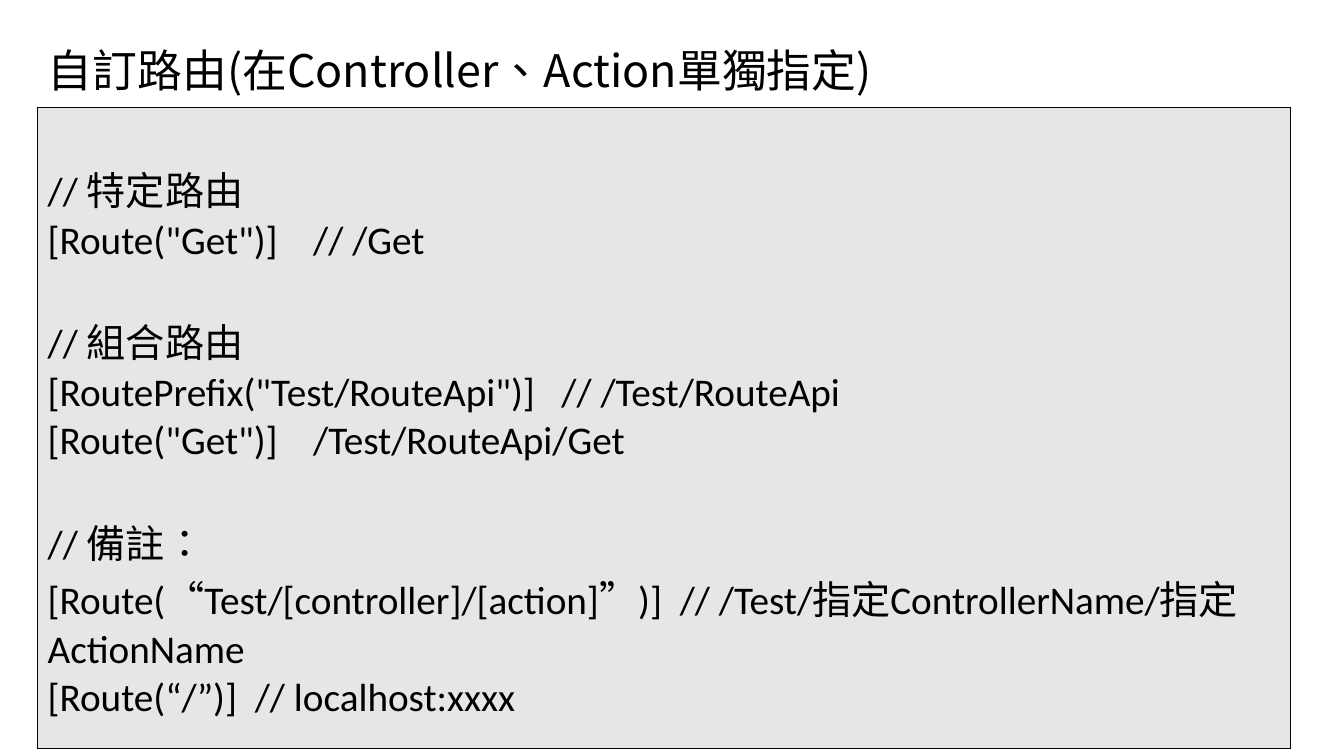
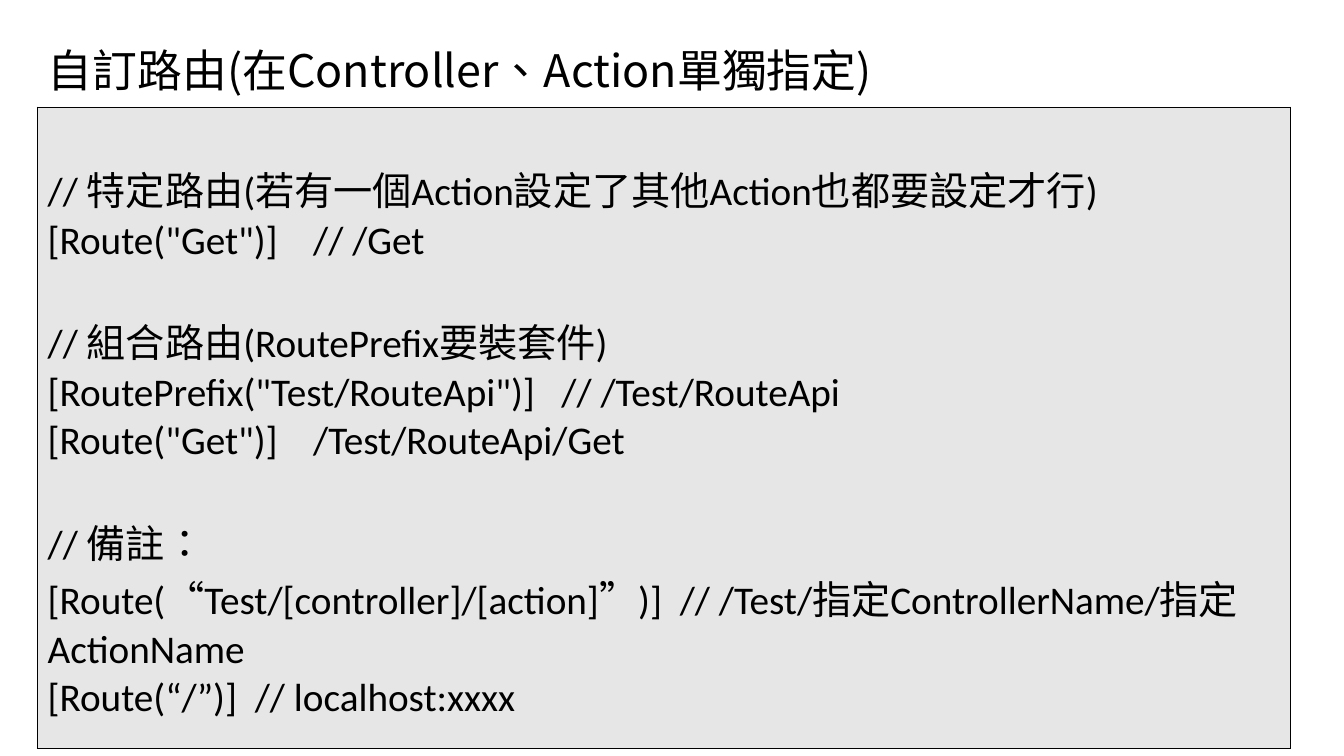
Before and after one commit to HueiYou/WebApiPractice, a slide deck: slide 20 of NET Core Web API教學與實做.pptx. Drawn at 1344x756 pixels with LibreOffice and Linux fonts; fonts in the diff are those of the drawing. Boxes give left, top, right and bottom in pixels: in the first picture for what was removed or moved away, otherwise in the second. Text is boxed around its words. In the diff, an @@ line names an element or a change of style, - is before the commit and + after.

```diff
--- a/NET Core Web API教學與實做.pptx
+++ b/NET Core Web API教學與實做.pptx
@@ table at <box>37,107,1291,748</box> @@
@@ row 1, column 1: "// 特定路由 / [Route("Get")] // /Get / // 組合路由 / [RoutePrefix("Test/RouteApi")] // /Test/RouteApi / [Route("Get")] /Test/RouteApi/Get / // 備註： / [Route(“Test/[controller]/[action]”)] // /Test/指定ControllerName/指定ActionName / [Route(“/”)] // localhost:xxxx" to "// 特定路由(若有一個Action設定了其他Action也都要設定才行) / [Route("Get")] // /Get / // 組合路由(RoutePrefix要裝套件) / [RoutePrefix("Test/RouteApi")] // /Test/RouteApi / [Route("Get")] /Test/RouteApi/Get / // 備註： / [Route(“Test/[controller]/[action]”)] // /Test/指定ControllerName/指定ActionName / [Route(“/”)] // localhost:xxxx" @@
```
Also in this commit, not shown: 1 other file.
